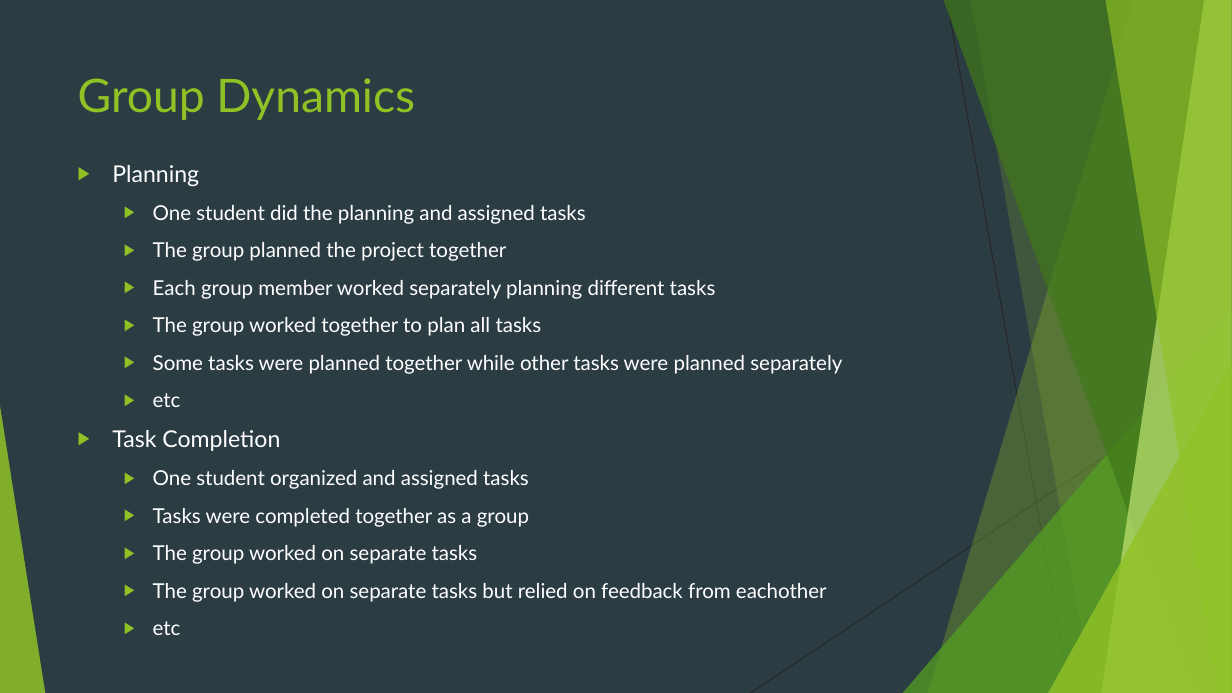
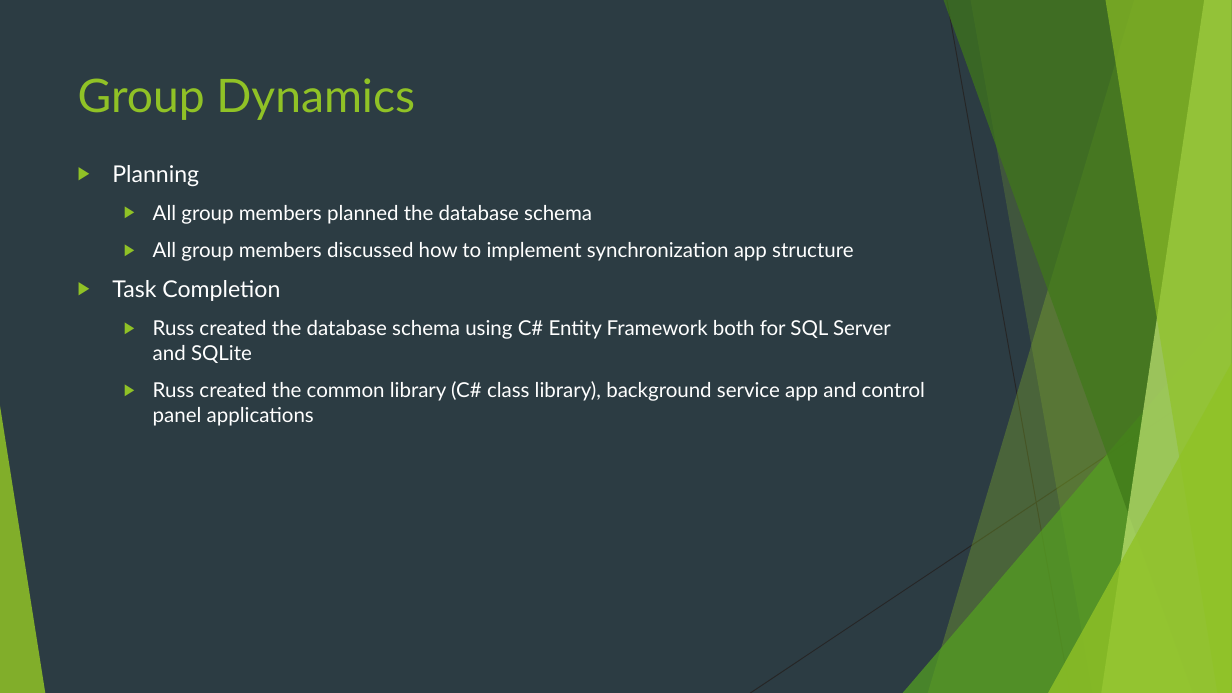
Before and after one commit to ruskpr/sql-data-synchronization, a slide deck: slide 2 of iot-data-collection.pptx. Drawn at 1232x693 pixels with LibreOffice and Linux fonts; fonts in the diff are those of the drawing. Boxes give left, top, right and bottom in pixels: in the first picture for what was removed or moved away, otherwise in the second. Text is boxed around its words. In the diff, an @@ line names an element or a change of style, - is before the commit and + after.

Commit message:
updated

```diff
--- a/iot-data-collection.pptx
+++ b/iot-data-collection.pptx
@@ text at (153, 205, 853, 261): text changed @@
-  ▶ One student did the planning and assigned tasks
-  ▶ The group planned the project together
-  ▶ Each group member worked separately planning different tasks
-  ▶ The group worked together to plan all tasks
-  ▶ Some tasks were planned together while other tasks were planned separately
-  ▶ etc
+  ▶ All group members planned the database schema
+  ▶ All group members discussed how to implement synchronization app structure
@@ text at (153, 320, 925, 426): text changed @@
-  ▶ One student organized and assigned tasks
-  ▶ Tasks were completed together as a group
-  ▶ The group worked on separate tasks
-  ▶ The group worked on separate tasks but relied on feedback from eachother
-  ▶ etc
+  ▶ Russ created the database schema using C# Entity Framework both for SQL Server and SQLite
+  ▶ Russ created the common library (C# class library), background service app and control panel applications
```
